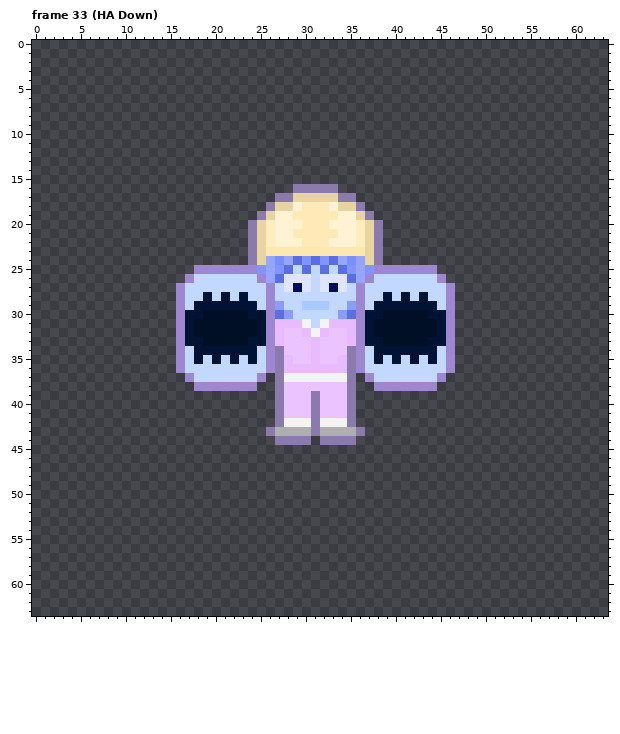
Two versions of one pixel-art file, Amity Chain (Art Files)/Digital Art/Sprites/Characters/SolisSprite.aseprite. That is the earlier state.
64x64 pixels, 169 frames. Colours within 5 levels of each other are drawn and written as one. Shown: frame 33 (HA Down). The commit also changed other frames, which this record leaves out.
After:
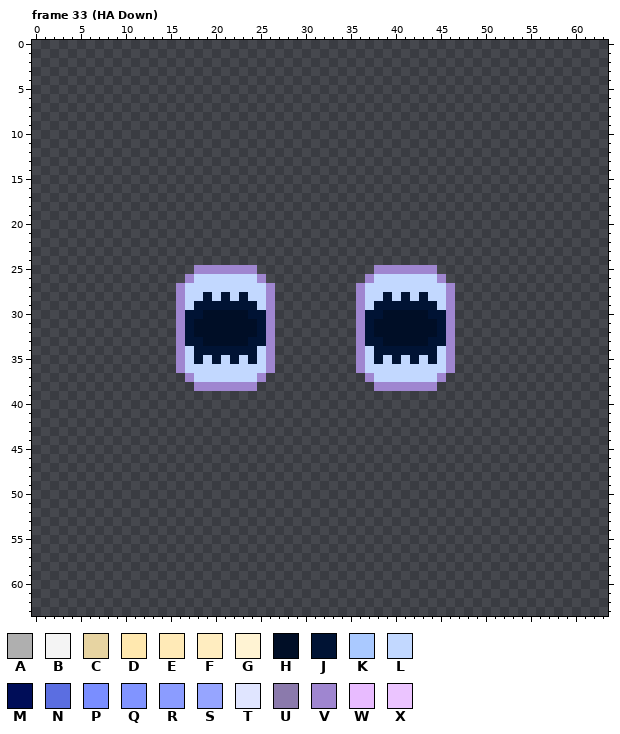
Palette (. is transparent): A #afafaf  B #f4f4f4  C #e7d4a2  D #ffe8af  E #ffeab7  F #ffedc0  G #fff3d3  H #000e26  J #001334  K #aac9ff  L #c2d8ff  M #000d58  N #5b6ee1  P #7a8eff  Q #8194ff  R #8b9cff  S #96a5ff  T #e0e5ff  U #8b7aac  V #9f86d0  W #e8bbff  X #ebc4ff
Diff:
layer "Layer 1" now hidden
Frame 33 (HA Down):
Colour A is gone in row 43 at x 27 to 30 and 32 to 35.
Colour B is gone in row 31 at x 30 and 32; in row 32 at x 31; in row 37 at x 28 to 34; in row 42 at x 28 to 30 and 32 to 34.
Colour C is gone in row 17 at x 29 to 33; in row 18 at x 27 to 28 and 34 to 35; in row 19 at x 26 and 36; in rows 20 to 24 at x 25 and 37.
Colour D is gone in row 23 at x 26 to 36.
Colour E is gone in row 18 at x 30 to 32; in row 19 at x 29 to 33; in row 20 at x 30 to 32; in row 21 at x 29 to 33; in row 22 at x 30 to 32.
Colour F is gone in rows 20 to 22 at x 26 and 36.
Colour G is gone in row 18 at x 29 and 33; in row 19 at x 27 to 28 and 34 to 35; in row 20 at x 27 to 29 and 33 to 35; in row 21 at x 27 to 28 and 34 to 35; in row 22 at x 27 to 29 and 33 to 35.
Colour K is gone in row 29 at x 30 to 32.
Colour L is gone in row 25 at x 29, 31 and 33; in row 26 at x 31; in row 27 at x 27, 31 and 35; in row 28 at x 27 to 35; in row 29 at x 28 to 29 and 33 to 34; in row 30 at x 29 to 33.
Colour L is gone in row 31 at x 31.
Colour M is gone in row 27 at x 29 and 33.
Colour N is gone in row 24 at x 29, 31 and 33; in row 25 at x 28, 30, 32 and 34; in row 26 at x 27 and 35; in row 30 at x 27 and 35.
Colour P is gone in row 24 at x 27 and 35.
Colour Q is gone in row 24 at x 30 and 32; in row 25 at x 25, 27, 35 and 37.
Colour R is gone in row 29 at x 27 and 35; in row 30 at x 28 and 34.
Colour S is gone in row 24 at x 26, 28, 34 and 36; in rows 25 to 26 at x 26 and 36.
Colour T is gone in row 26 at x 28 to 30 and 32 to 34; in row 27 at x 28, 30, 32 and 34.
Colour U is gone in row 16 at x 29 to 33; in row 17 at x 27 to 28 and 34 to 35; in row 18 at x 26 and 36; in row 19 at x 25 and 37; in rows 20 to 24 at x 24 and 38; in rows 34 to 38 at x 27 and 35.
Colour U is gone in rows 39 to 42 at x 27, 31 and 35; in row 43 at x 26, 31 and 36; in row 44 at x 27 to 30 and 32 to 35.
Colour W is gone in row 31 at x 27 to 29 and 33 to 35; in row 32 at x 27, 30, 32 and 35; in row 33 at x 27, 31 and 35; in row 34 at x 31; in row 35 at x 28, 31 and 34; in row 36 at x 28 to 34.
Colour X is gone in row 32 at x 28 to 29 and 33 to 34; in rows 33 to 34 at x 28 to 30 and 32 to 34; in row 35 at x 29 to 30 and 32 to 33; in row 38 at x 28 to 34; in rows 39 to 41 at x 28 to 30 and 32 to 34.
Pixel boxes of the changes (left, top, right, bottom) in both pictures:
erased: (248, 184, 383, 445)
